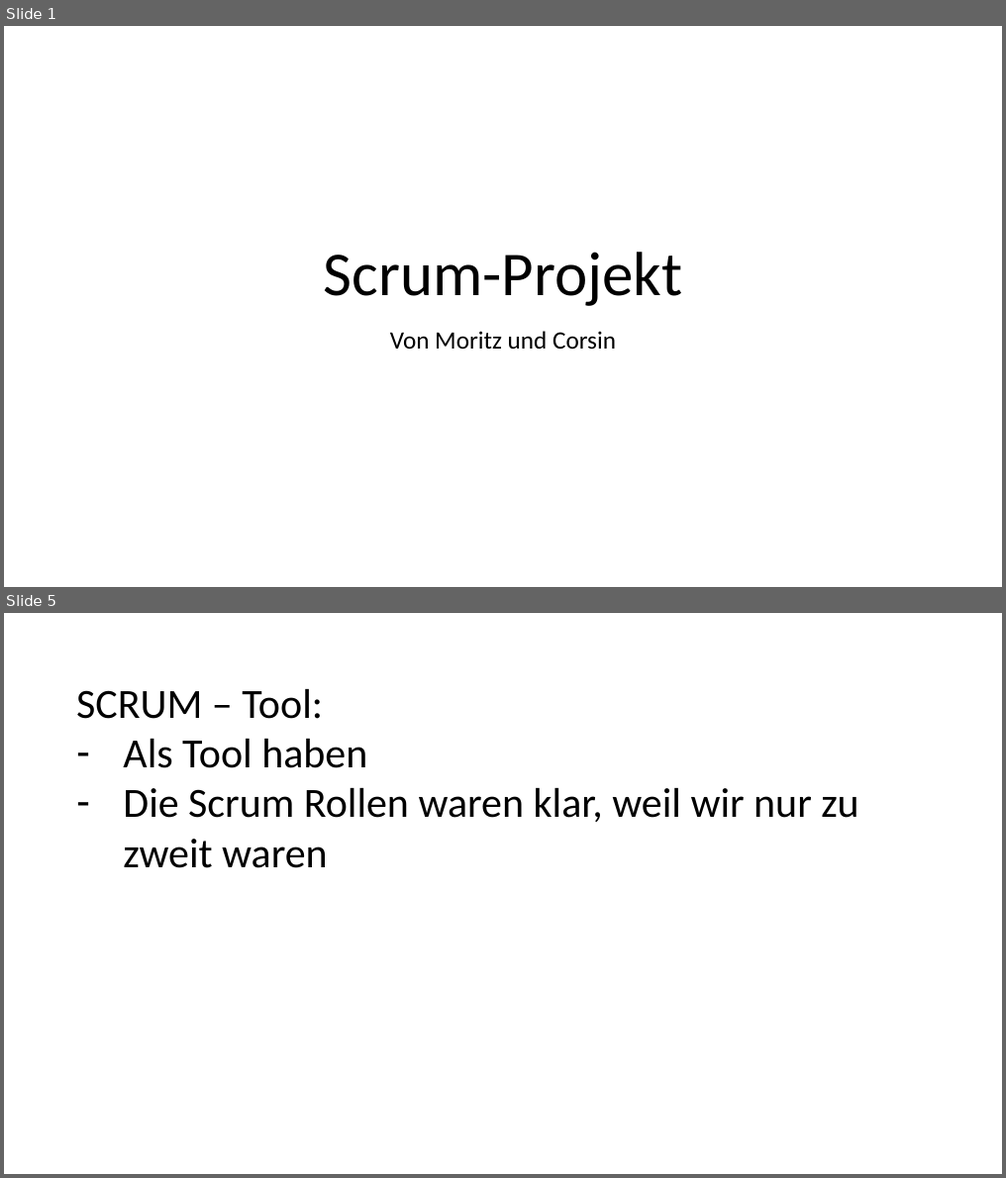
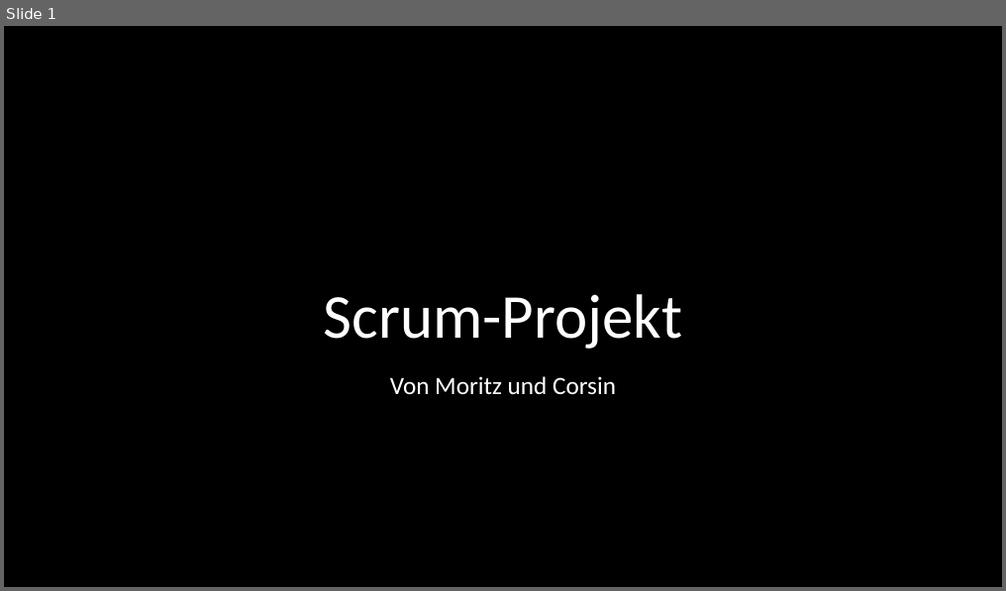
Before and after one commit to m0ritzmac/schule_website, a slide deck: Präsentation Scrum-Projekt.pptx. Shown one above the other, each under a label of ours: slides 1 and 5 before the commit, slide 1 after it; the slides between them are not shown. The pictures are 1006x1178 and 1006x591 pixels, drawn with LibreOffice and Linux fonts; fonts in the diff are those of the drawing; background and template pictures are left out. Boxes give left, top, right and bottom in pixels: in the first picture for what was removed or moved away, otherwise in the second. Text is boxed around its words. In the diff, an @@ line names an element or a change of style, - is before the commit and + after.

```diff
--- a/Präsentation Scrum-Projekt.pptx
+++ b/Präsentation Scrum-Projekt.pptx
@@ slide 5 removed at [4, 613, 1002, 1174], background #FFFFFF @@
@@ text removed at [76, 689, 858, 868] @@
-SCRUM – Tool:
-– Als Tool haben
-– Die Scrum Rollen waren klar, weil wir nur zu zweit waren
@@ slide 1 changed as well @@
@@ background #FFFFFF to picture (left out) @@
@@ title "Scrum-Projekt" at [324, 294, 683, 349]: text colour #000000 to #FFFFFF @@
@@ subtitle "Von Moritz und Corsin" at [390, 376, 616, 395]: text colour #000000 to #FFFFFF @@
@@ subtitle "Von Moritz und Corsin": place and size @@
-subtitle "Von Moritz und Corsin" at [390, 331, 616, 350]
+subtitle "Von Moritz und Corsin" at [390, 376, 616, 395]
```
Also in this commit, not shown: 4 other slides changed, 4 slides added, 1 other file.
